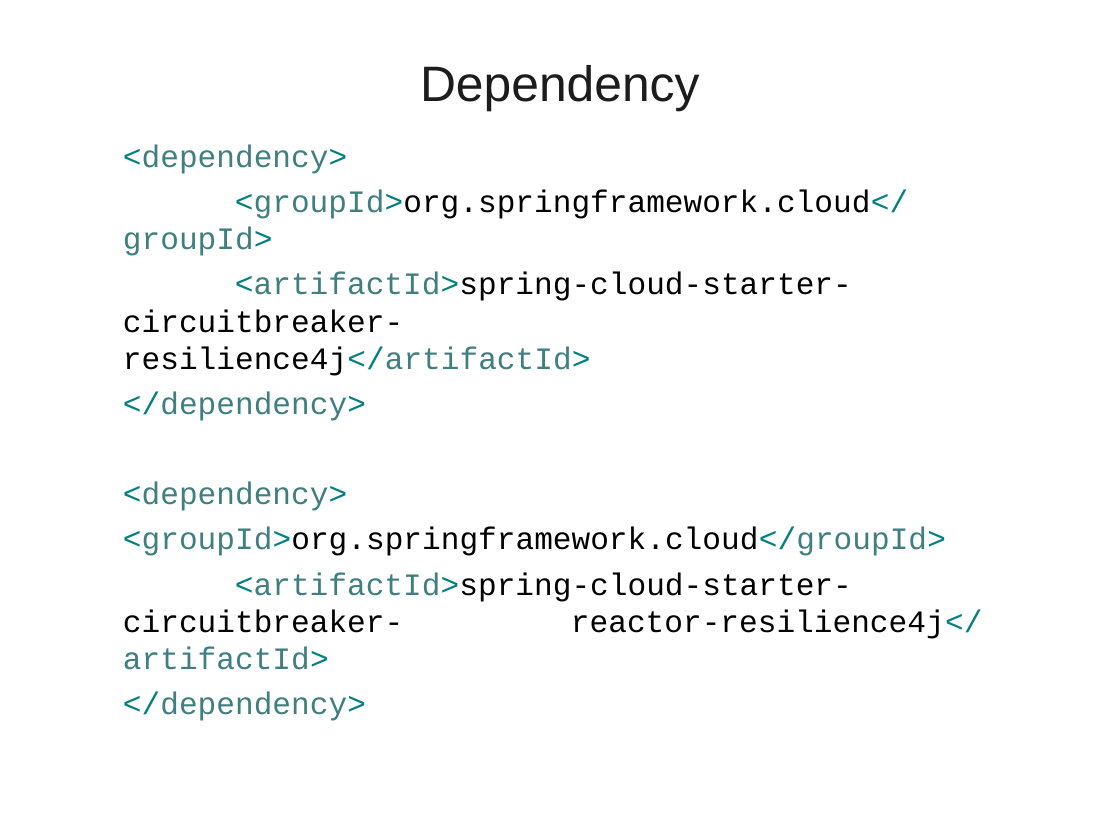
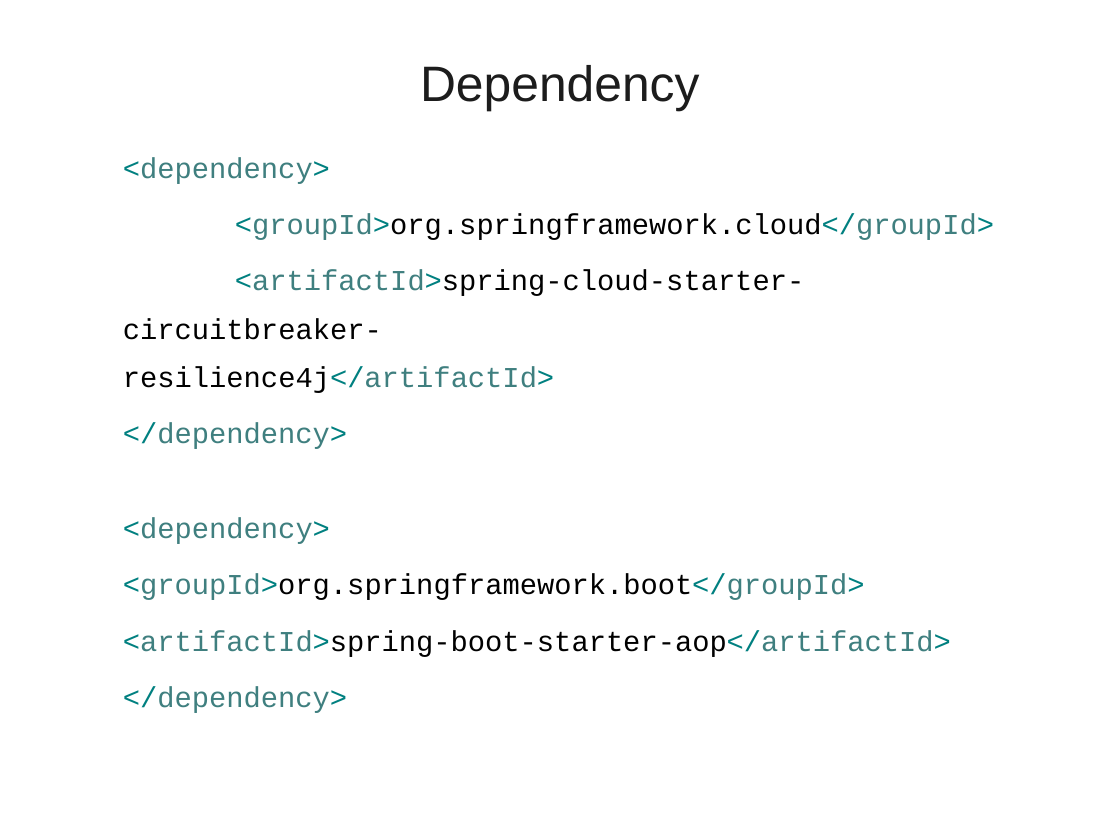
Before and after one commit to vatsank/spring_presentations, a slide deck: slide 76 of SpringMicroService_Module2_Ver02.ppt (slide 46 before the commit). Drawn at 1120x840 pixels with LibreOffice and Linux fonts; fonts in the diff are those of the drawing; background and template pictures are left out. Boxes give left, top, right and bottom in pixels: in the first picture for what was removed or moved away, otherwise in the second. Text is boxed around its words. In the diff, an @@ line names an element or a change of style, - is before the commit and + after.

```diff
--- a/SpringMicroService_Module2_Ver02.ppt
+++ b/SpringMicroService_Module2_Ver02.ppt
@@ text at box(123, 158, 994, 713): size 20 to 18.5 pt in "<dependency>", "<groupId>org.springframework.cloud</groupId>", "<artifactId>spring-cloud-starter-circuitbreaker- resilience4 ...", "</dependency>" and 2 more places; line spacing 1 to 1.4 @@
@@ text at box(123, 574, 951, 657): text changed; size 20 to 18.5 pt @@
-  <groupId>org.springframework.cloud</groupId>
-  <artifactId>spring-cloud-starter-circuitbreaker- reactor-resilience4j</artifactId>
+  <groupId>org.springframework.boot</groupId>
+  <artifactId>spring-boot-starter-aop</artifactId>
```
Also in this commit, not shown: 9 other slides changed, 31 slides added.
